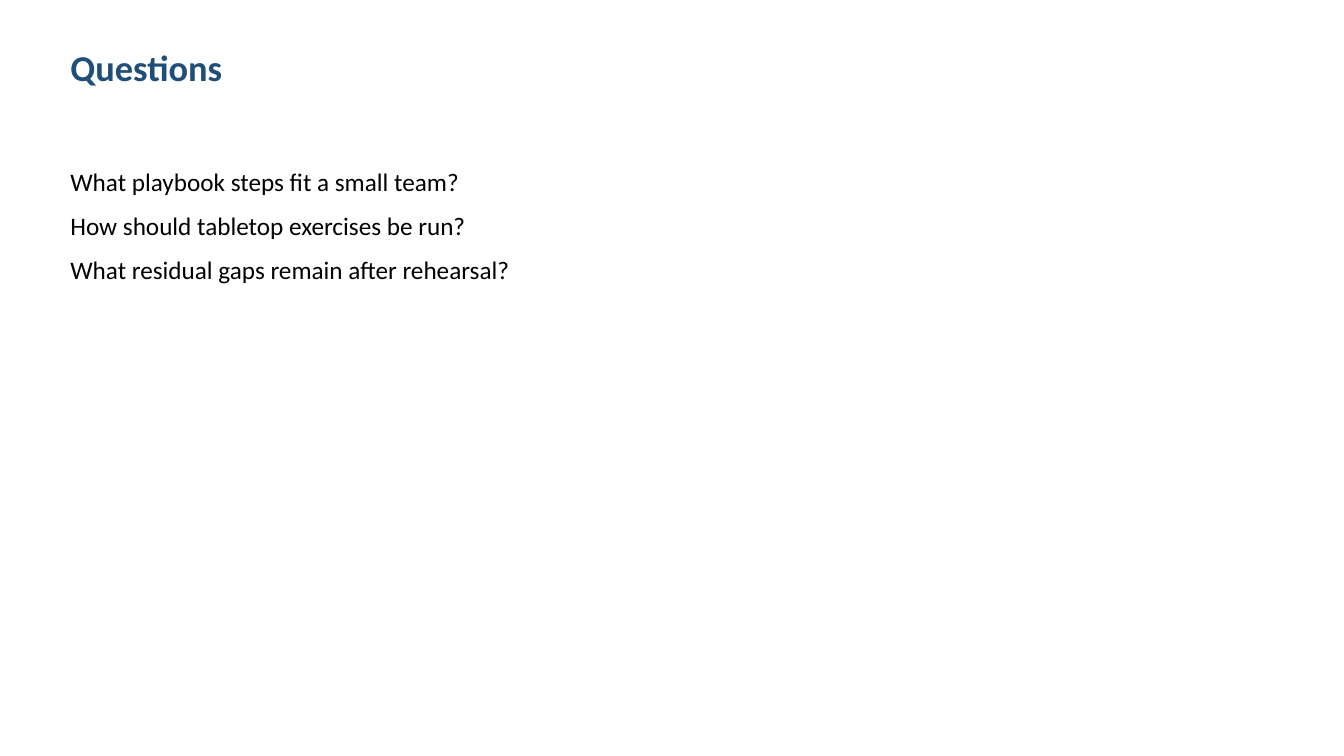
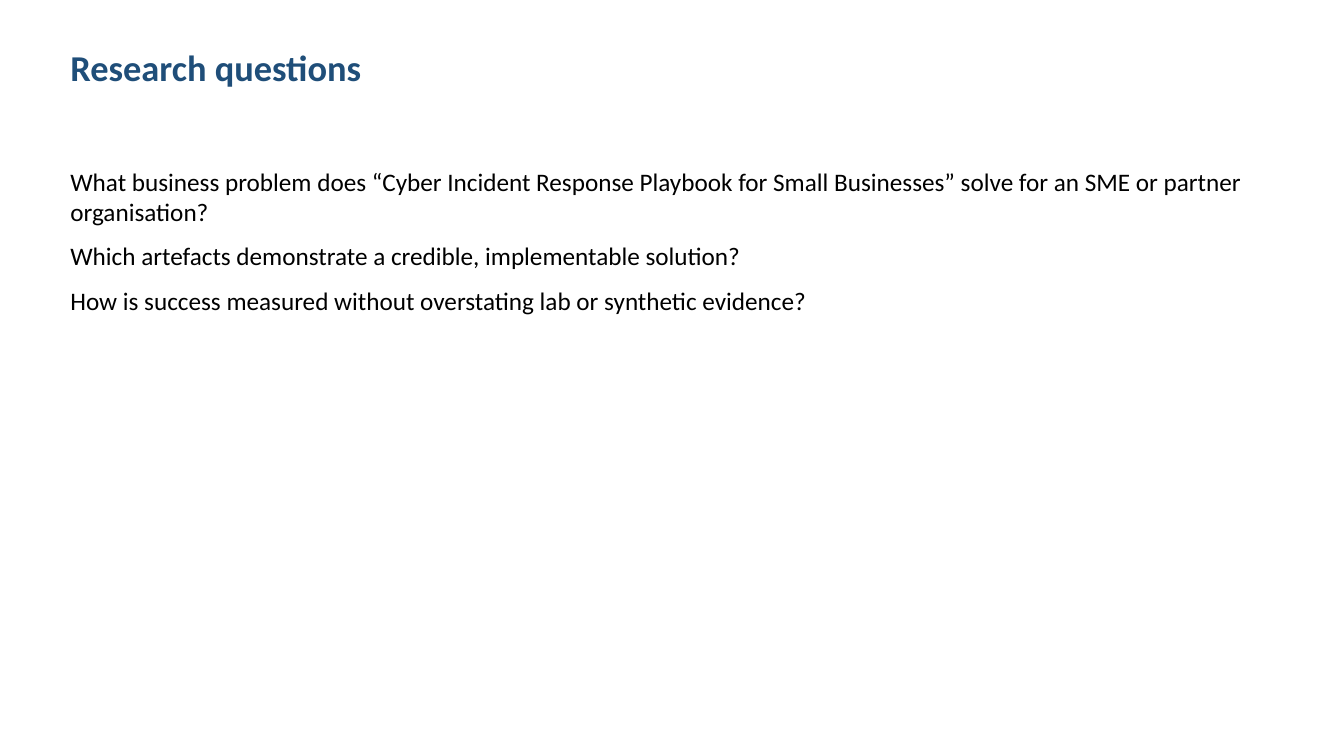
Before and after one commit to shohrabniaz/sme-cyber-ir-playbook, a slide deck: slide 2 of Final_Submission/02_Presentation.pptx. Drawn at 1344x756 pixels with LibreOffice and Linux fonts; fonts in the diff are those of the drawing. Boxes give left, top, right and bottom in pixels: in the first picture for what was removed or moved away, otherwise in the second. Text is boxed around its words. In the diff, an @@ line names an element or a change of style, - is before the commit and + after.

```diff
--- a/Final_Submission/02_Presentation.pptx
+++ b/Final_Submission/02_Presentation.pptx
@@ text at (x1=70, y1=55, x2=361, y2=87): text changed @@
-Questions
+Research questions
@@ text at (x1=70, y1=173, x2=1241, y2=315): text changed @@
-What playbook steps fit a small team?
-How should tabletop exercises be run?
-What residual gaps remain after rehearsal?
+What business problem does “Cyber Incident Response Playbook for Small Businesses” solve for an SME or partner organisation?
+Which artefacts demonstrate a credible, implementable solution?
+How is success measured without overstating lab or synthetic evidence?
```
Also in this commit, not shown: 3 other slides changed, 12 other files.
